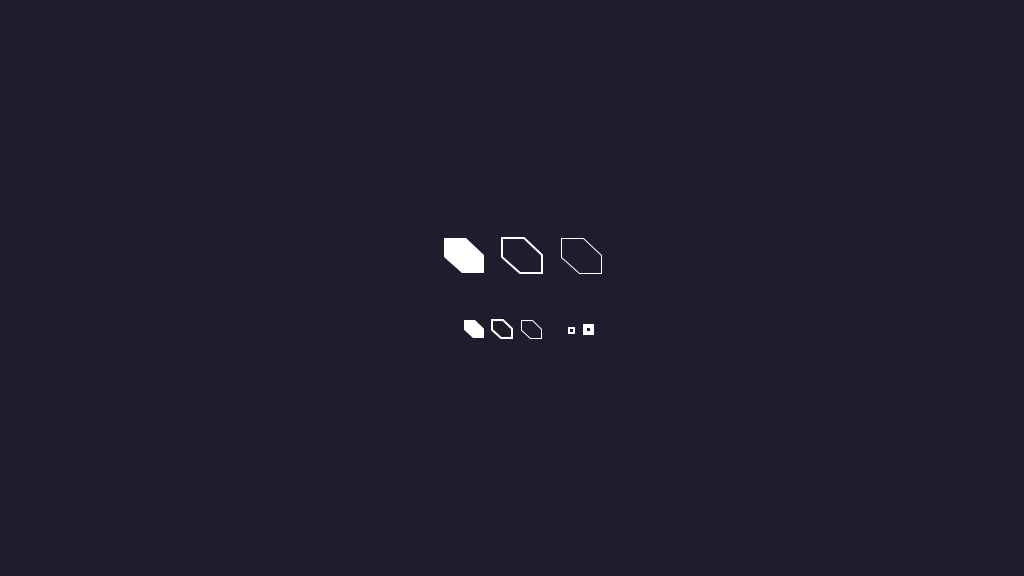
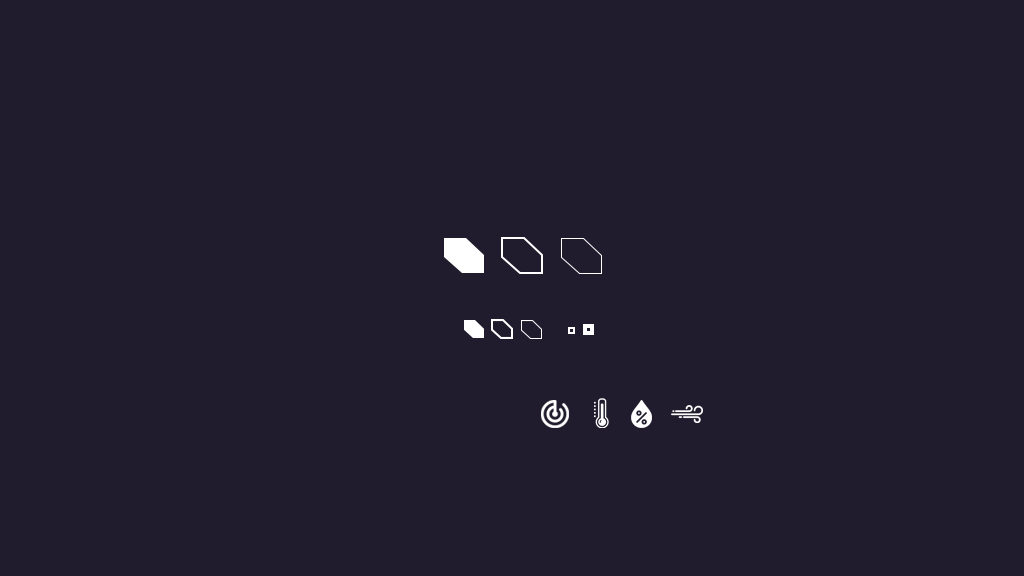
Layers edited between the first and the second w=1024, h=576 image:
added group "atmosphere icons" with 4 layers above "fancyRect_sm" over (x1=541, y1=398, x2=703, y2=428)
added layer "wind" in group "atmosphere icons" over (x1=671, y1=405, x2=703, y2=423)
added layer "humidity" in group "atmosphere icons" over (x1=631, y1=400, x2=652, y2=428)
added layer "temp" in group "atmosphere icons" over (x1=594, y1=398, x2=609, y2=428)
added layer "radar" in group "atmosphere icons" over (x1=541, y1=400, x2=569, y2=428)
